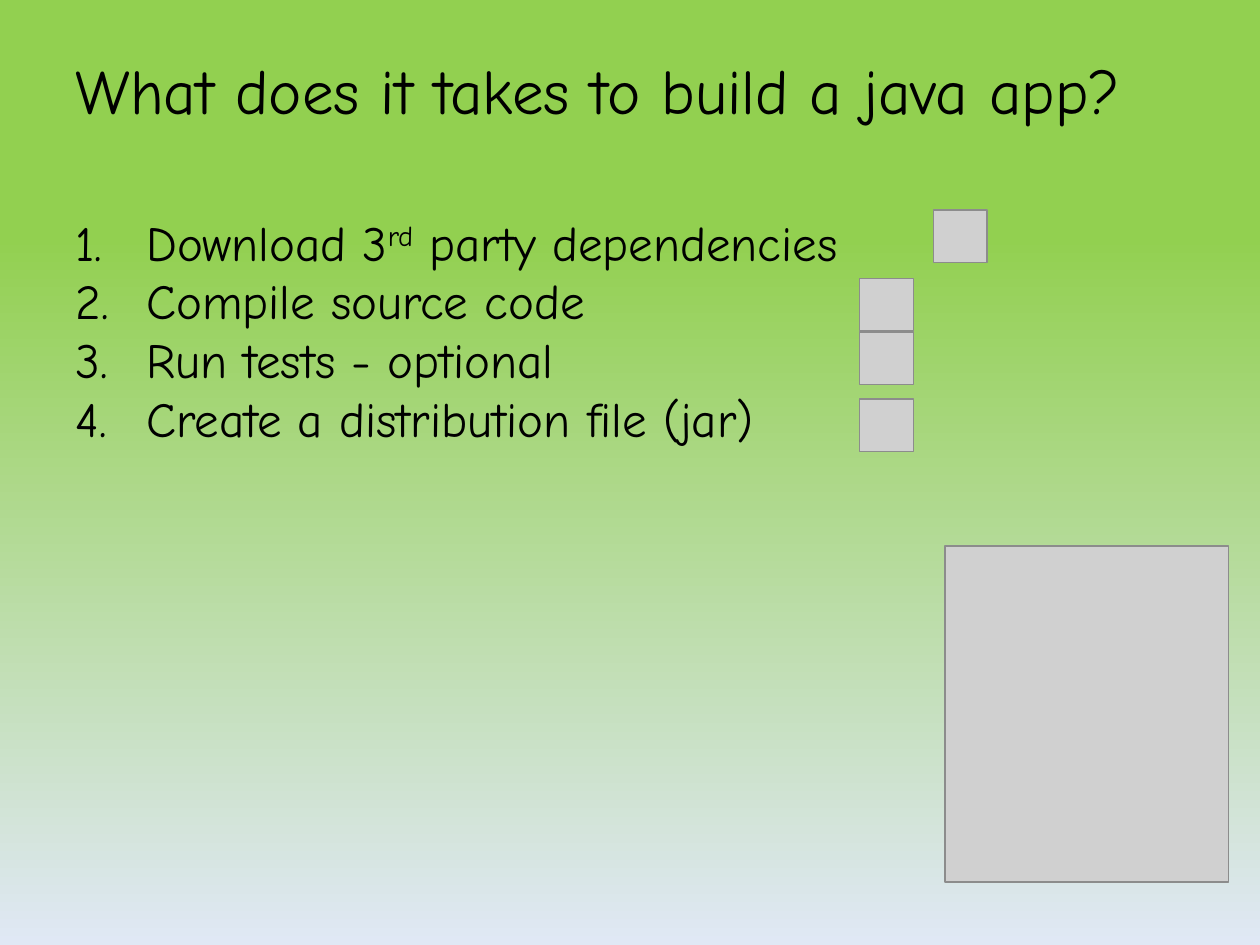
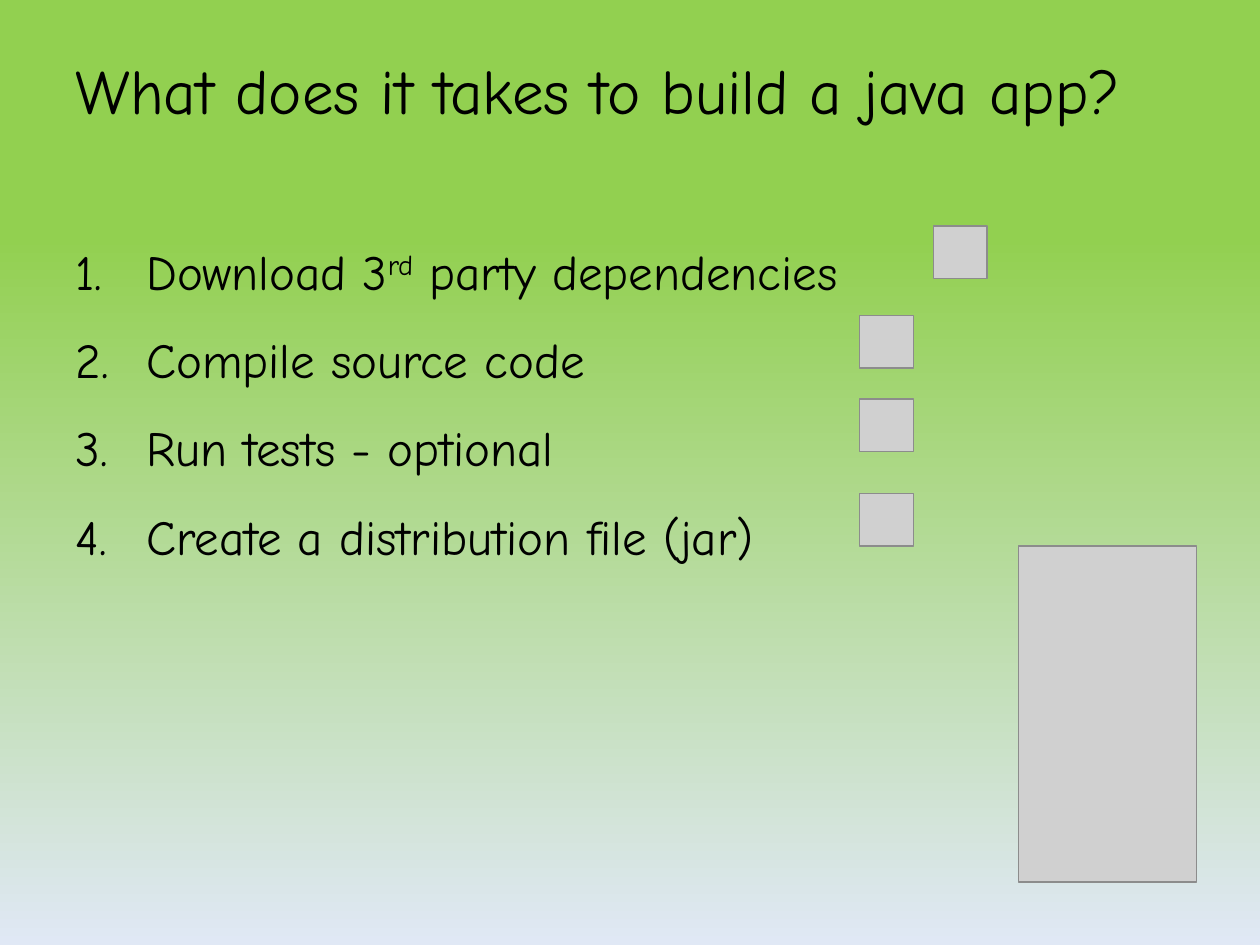
Before and after one commit to kob-aha/gradle-presentation, a slide deck: slide 14 of presentation/Introduction to Gradle.pptx. Drawn at 1260x945 pixels with LibreOffice and Linux fonts; fonts in the diff are those of the drawing; grey boxes stand for pictures. Boxes give left, top, right and bottom in pixels: in the first picture for what was removed or moved away, otherwise in the second. Text is boxed around its words. In the diff, an @@ line names an element or a change of style, - is before the commit and + after.

Commit message:
More styling changes in presentaion

```diff
--- a/presentation/Introduction to Gradle.pptx
+++ b/presentation/Introduction to Gradle.pptx
@@ text "Download 3rd party dependencies" at [146,256,837,564]: line spacing 1 to 1.5 @@
@@ picture: place and size @@
-picture at [934,210,988,263]
+picture at [934,226,988,278]
@@ picture: place and size @@
-picture at [859,333,914,386]
+picture at [859,315,914,368]
@@ picture: place and size @@
-picture at [859,278,914,331]
+picture at [859,494,914,547]
@@ picture: place and size @@
-picture at [945,546,1228,882]
+picture at [1018,546,1197,882]
```
Also in this commit, not shown: 4 other slides changed.
